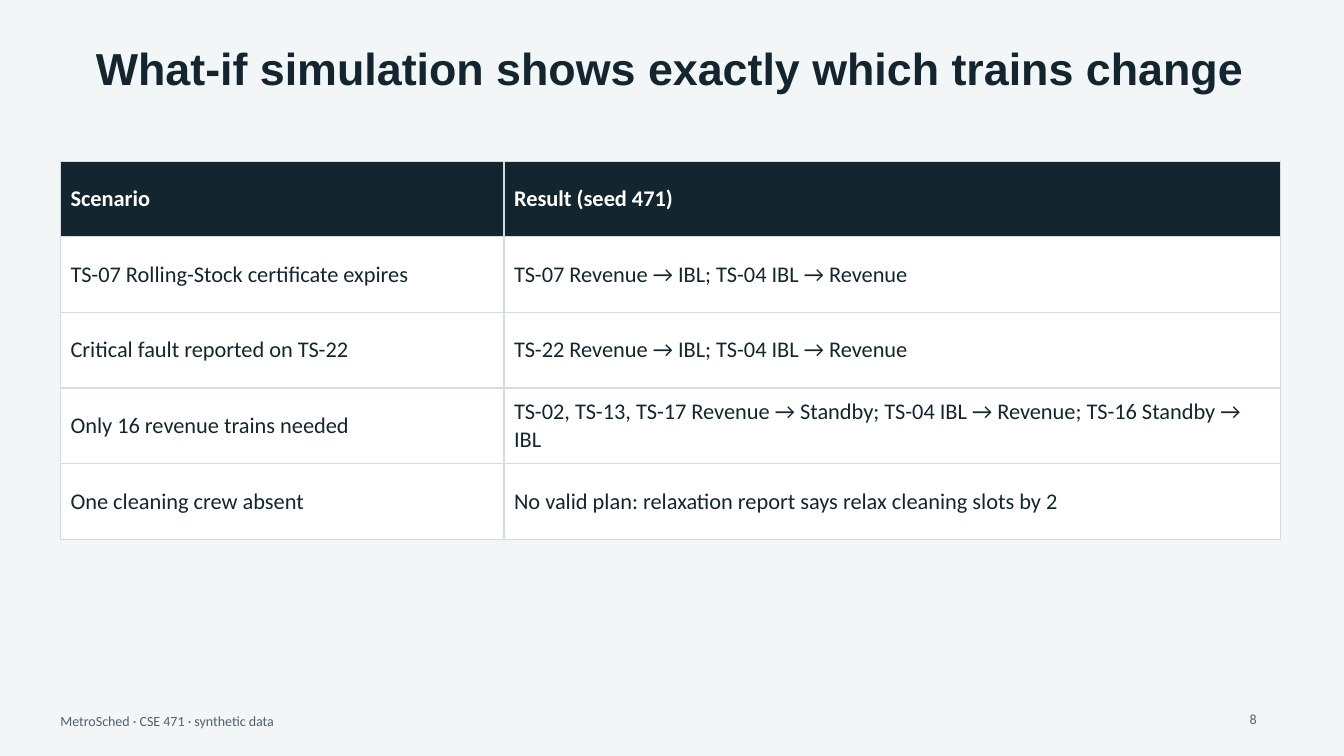
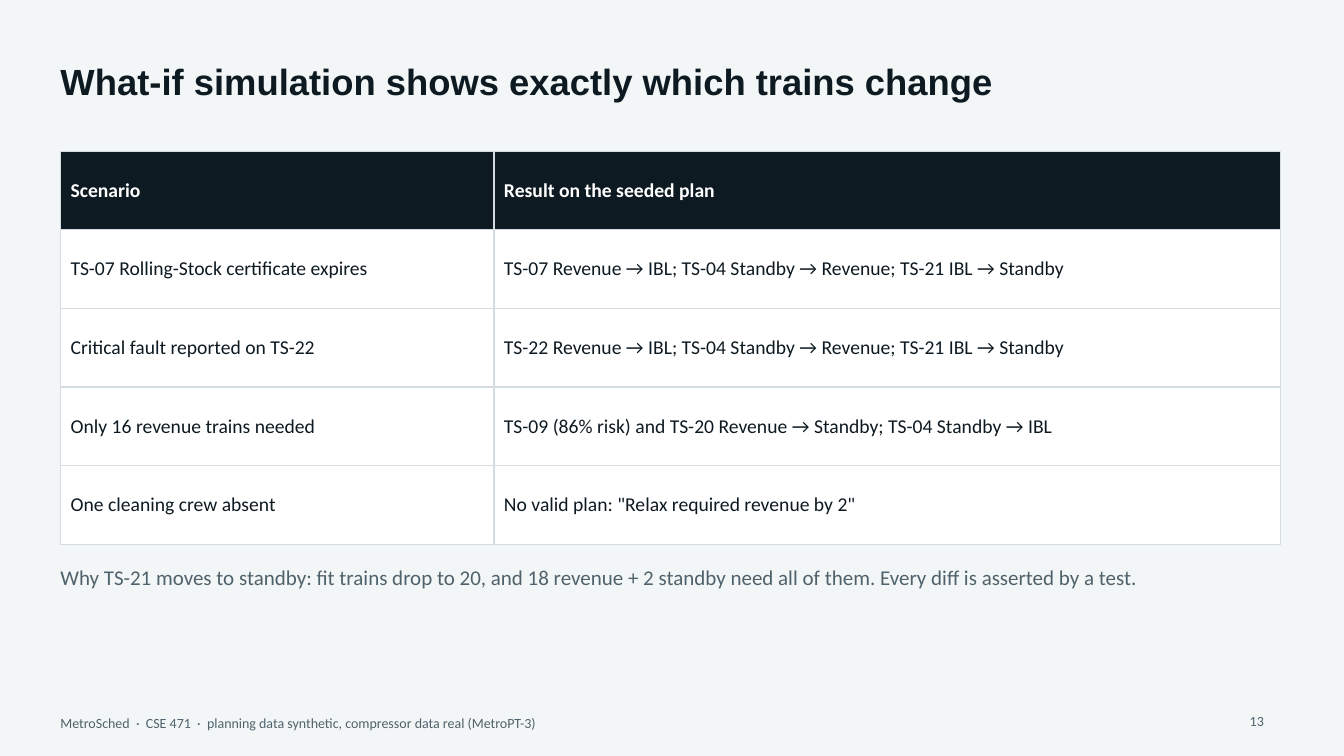
Before and after one commit to AyushDas4890/metrosched, a slide deck: slide 13 of presentation/MetroSched.pptx (slide 8 before the commit). Drawn at 1344x756 pixels with LibreOffice and Linux fonts; fonts in the diff are those of the drawing. Boxes give left, top, right and bottom in pixels: in the first picture for what was removed or moved away, otherwise in the second. Text is boxed around its words. In the diff, an @@ line names an element or a change of style, - is before the commit and + after.

```diff
--- a/presentation/MetroSched.pptx
+++ b/presentation/MetroSched.pptx
@@ title "What-if simulation shows exactly which ..." at (60, 68, 992, 102): size 32 to 26 pt, text colour #13262F to #0E1A21; alignment centre to left; vertical alignment top to middle @@
@@ table at (60, 151, 1280, 519) @@
-row 1, column 2: Result (seed 471)
+row 1, column 2: Result on the seeded plan
-row 2, column 2: TS-07 Revenue → IBL; TS-04 IBL → Revenue
+row 2, column 2: TS-07 Revenue → IBL; TS-04 Standby → Revenue; TS-21 IBL → Standby
-row 3, column 2: TS-22 Revenue → IBL; TS-04 IBL → Revenue
+row 3, column 2: TS-22 Revenue → IBL; TS-04 Standby → Revenue; TS-21 IBL → Standby
-row 4, column 2: TS-02, TS-13, TS-17 Revenue → Standby; TS-04 IBL → Revenue; TS-16 Standby → IBL
+row 4, column 2: TS-09 (86% risk) and TS-20 Revenue → Standby; TS-04 Standby → IBL
@@ row 5, column 2: "No valid plan: relaxation report says relax cleaning slots by 2" to "No valid plan: "Relax required revenue by 2"" @@
@@ fill #13262F to #0E1A21 in row 1 @@
@@ size 16 to 14 pt in "Scenario", "TS-07 Rolling-Stock certificate expires", "Critical fault reported on TS-22", "Only 16 revenue trains needed" and 1 more places @@
@@ text colour #13262F to #0E1A21 in "TS-07 Rolling-Stock certificate expires", "Critical fault reported on TS-22", "Only 16 revenue trains needed", "One cleaning crew absent" @@
@@ table: place and size @@
-table at (60, 161, 1280, 517)
+table at (60, 151, 1280, 519)
@@ text added at (60, 570, 1137, 589), 15 pt, text #4F626B @@
+Why TS-21 moves to standby: fit trains drop to 20, and 18 revenue + 2 standby need all of them. Every diff is asserted by a test.
@@ text at (60, 718, 536, 731): text changed @@
-MetroSched · CSE 471 · synthetic data
+MetroSched · CSE 471 · planning data synthetic, compressor data real (MetroPT-3)
@@ page number removed at (1250, 714, 1257, 724) @@
-8
@@ page number added at (1250, 717, 1264, 726), 10 pt, text #4F626B @@
+13
```
Also in this commit, not shown: 6 other slides changed, 11 slides added, 3 slides removed, 32 other files.
